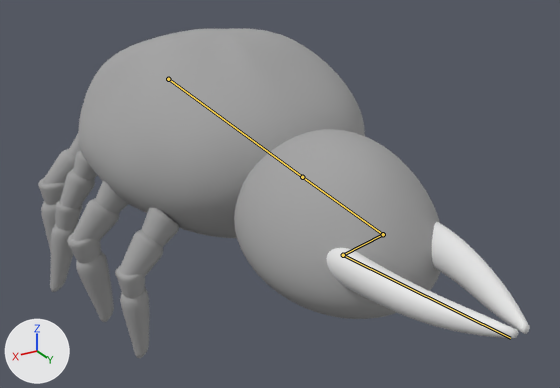
The Blender file DustMiteLegs.blend, before and after one commit.
Rendered twice from a camera (50 mm lens) standing at (3.25, 6.93, 2.69) and looking at (0.04, 1.57, 0.01). The lights are fixed; the arrows at lower left show +X, +Y and +Z. The older version comes first. Both versions are drawn at frame 46 of the action 'ArmatureAction.002'; the numbers are the values there. The bones that bend it are drawn over the model as lines.

In view in the first picture: 'Body', 'Cylinder', 'Head', 'Leg1.R', 'Leg2.R', 'Leg3.R', 'Leg4.R'.
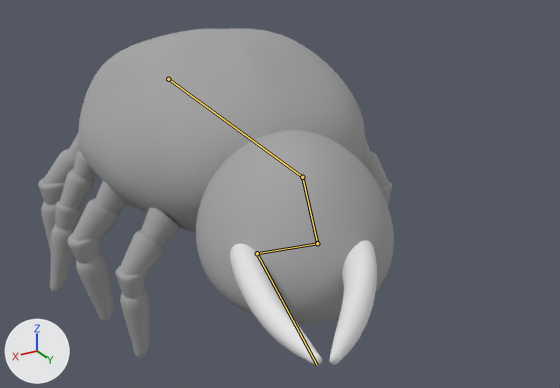
What the commit changed:
Bone 'Bone.001' (bone_bone_001) turns from (0, 0, 0) to (5, 2, -25) degrees about its own x, y and z.

Changed parts and their boxes [x1, y1, x2, y2] in the pictures (560 x 388 px):
'Head', posed
    before: [234, 129, 440, 319]
    after: [196, 130, 394, 324]
'Cylinder', posed (28% narrower, 8% taller)
    before: [326, 222, 530, 338]
    after: [230, 240, 377, 365]
bone 'Bone.001', root to tip
    before: (302, 177) to (383, 234)
    after: (302, 177) to (317, 243)
